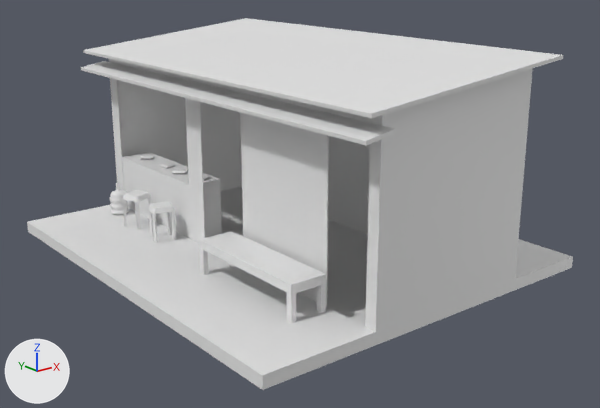
Before and after pictures for a commit that changed the FBX model Assets/BAYU/Assets/3D/Mentah/Environment & Building/Warung-1.fbx.
The view is the same before and after, from a camera (50 mm lens) standing at (-27.2, -35.6, 16.6) and looking at (0.1, -1.5, 3.0). Lighting does not change. The marker at lower left points along +X, +Y and +Z. The picture after the commit comes second. Where no turn or scale is listed for an object, it has been applied to the vertices.

Names of what the first picture shows: 'Atap', 'Atap.001', 'Cube', 'Galon', 'Kursi Plastik', 'Kursi Plastik.001', 'KursiPanjang', 'MejaWarung' and 3 more.
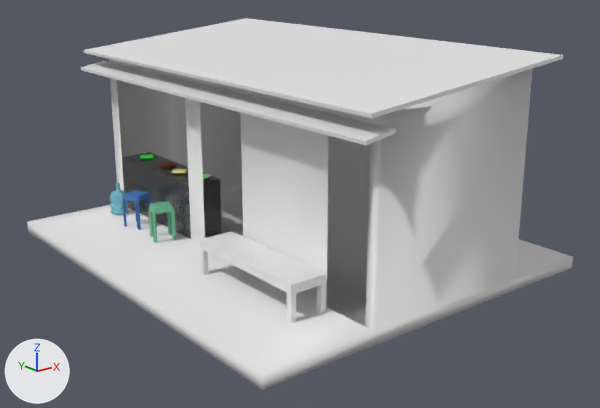
What changed in the scene script:
```text
Change mat_galon:
    mat_galon.base_color: (0.8, 0.8, 0.8) -> (0.232, 0.674, 0.8)  # white #e7e7e7 -> cyan #84d6e7
Add mat_material_004:
    mat_material_004 = principled_material('Material.004')
    mat_material_004.base_color = (0.146, 0.463, 0.272)  # green #6bb58e
    mat_material_004.roughness = 0.8
Add mat_material_005:
    mat_material_005 = principled_material('Material.005')
    mat_material_005.base_color = (0.0435, 0.161, 0.463)  # blue #3b70b5
    mat_material_005.roughness = 0.8
Add mat_material_008:
    mat_material_008 = principled_material('Material.008')
    mat_material_008.base_color = (0.119, 0.119, 0.119)  # dark grey #616161
    mat_material_008.metallic = 0.691
    mat_material_008.roughness = 0.242
    mat_material_008.alpha = 0.9
Change me_cube:
    where me_cube.from_pydata(...)  # 144 vertices, 146 faces; spans x -2.03..2.26, y -1.0..1.0, z -1.0..0.9
    used by ob_cube; location = (0.54, -0.16, 6.0); rotation_euler = (-3.142, 0.0, 0.0), in degrees (-180, 0, 0); scale = (-4.8, -12.0, -6.0)
    me_cube part 1: edges marked sharp go from 173 to 0
Change me_cube_004:
    where me_cube_004.from_pydata(...)  # 8 vertices, 6 faces; spans x -1.0..1.0, y -2.42..5.75, z -1.0..2.81
    add me_cube_004.materials.append(mat_material_008)  # dark grey #616161
Change me_cube_005:
    where me_cube_005.from_pydata(...)  # 88 vertices, 78 faces; spans x -0.76..0.76, y -0.76..0.76, z -1.86..0.14
    add me_cube_005.materials.append(mat_material_004)  # green #6bb58e
Change me_cube_010:
    where me_cube_010.from_pydata(...)  # 88 vertices, 78 faces; spans x -0.78..0.78, y -0.78..0.78, z -1.86..0.14
    add me_cube_010.materials.append(mat_material_005)  # blue #3b70b5
```

Where the change shows, as pixel boxes (x1, y1, x2, y2) in the pictures (600 x 408 px):
'MejaWarung', recoloured
    both: (122, 152, 222, 239)
'Kursi Plastik', recoloured (white to green)
    both: (149, 201, 176, 243)
'Kursi Plastik.001', recoloured (white to blue)
    both: (123, 190, 151, 230)
'Galon', recoloured
    both: (110, 183, 129, 215)
part 1 of me_cube, shading changed
    both: (27, 68, 573, 390)
